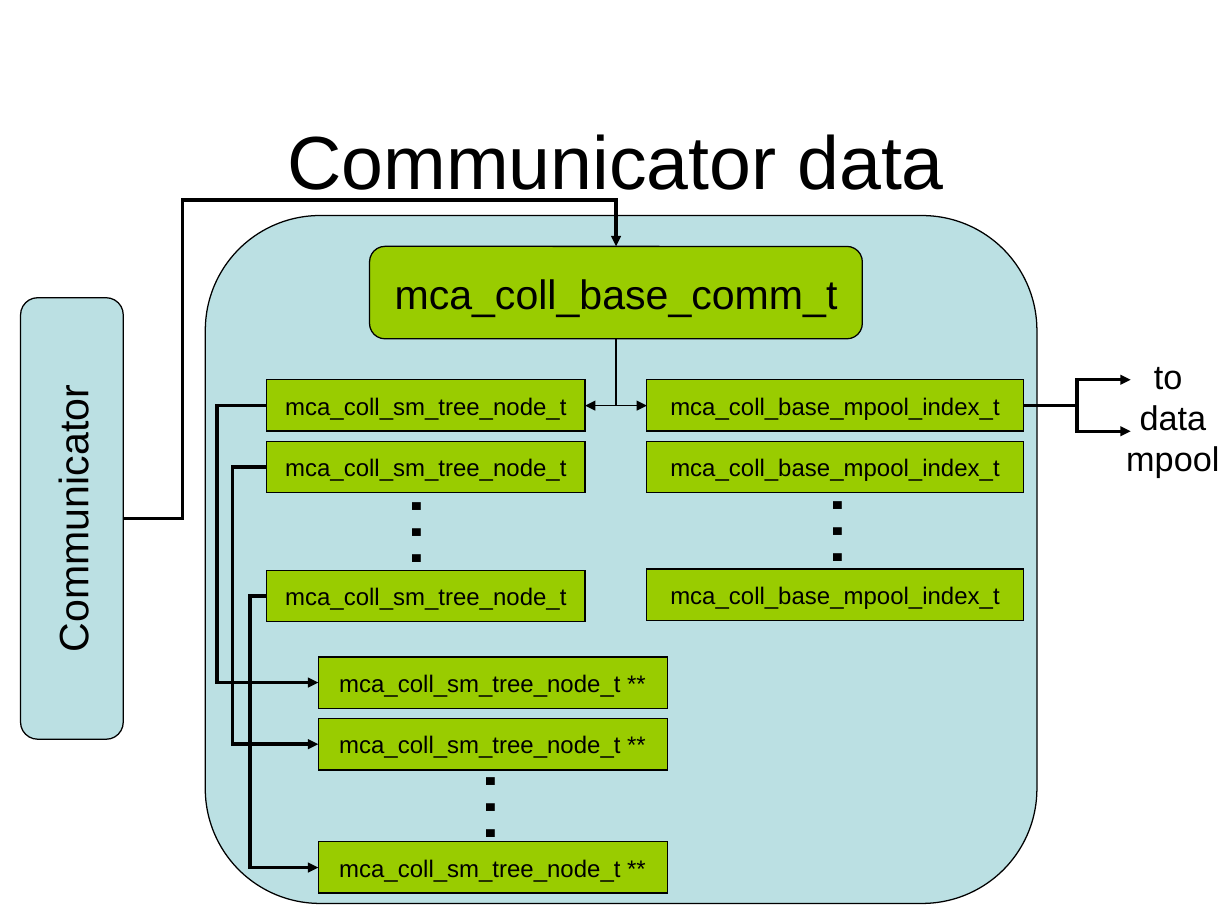
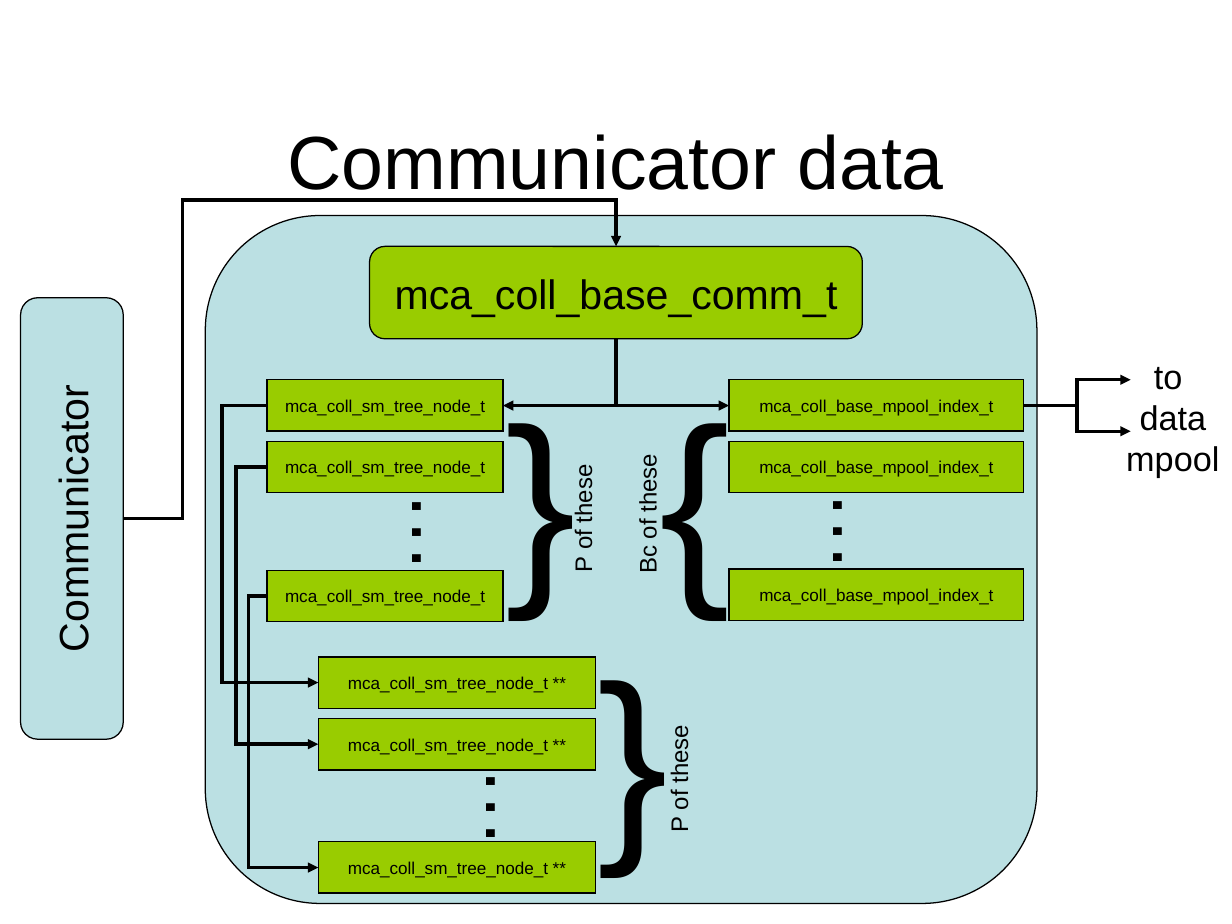
Before and after one commit to open-mpi/ompi, a slide deck: slide 6 of ompi/mca/coll/sm/memory-layout.ppt. Drawn at 1232x924 pixels with LibreOffice and Linux fonts; fonts in the diff are those of the drawing. Boxes give left, top, right and bottom in pixels: in the first picture for what was removed or moved away, otherwise in the second. Text is boxed around its words. In the diff, an @@ line names an element or a change of style, - is before the commit and + after.

```diff
--- a/ompi/mca/coll/sm/memory-layout.ppt
+++ b/ompi/mca/coll/sm/memory-layout.ppt
@@ elbow arrow moved from (616, 339) - (585, 405) to (616, 339) - (503, 405) @@
@@ elbow arrow (616, 339) - (503, 405): stroke #000000 0.74 pt to #000000 2.01 pt @@
@@ elbow arrow moved from (616, 339) - (647, 405) to (616, 339) - (729, 405) @@
@@ elbow arrow (616, 339) - (729, 405): stroke #000000 0.74 pt to #000000 2.01 pt @@
@@ rectangle "mca_coll_sm_tree_node_t": place and size @@
-rectangle "mca_coll_sm_tree_node_t" at (267, 379, 585, 431)
+rectangle "mca_coll_sm_tree_node_t" at (267, 379, 504, 431)
@@ text added at (493, 360, 588, 627), 124 pt, text #000000 @@
+}
@@ text added at (647, 360, 742, 627), 124 pt, text #000000 @@
+{
@@ rectangle "mca_coll_base_mpool_index_t": place and size @@
-rectangle "mca_coll_base_mpool_index_t" at (647, 379, 1024, 431)
+rectangle "mca_coll_base_mpool_index_t" at (729, 379, 1024, 431)
@@ elbow arrow (267, 405) - (318, 683): route changed @@
@@ rectangle "mca_coll_sm_tree_node_t": place and size @@
-rectangle "mca_coll_sm_tree_node_t" at (267, 441, 585, 493)
+rectangle "mca_coll_sm_tree_node_t" at (267, 441, 504, 493)
@@ rectangle "mca_coll_base_mpool_index_t": place and size @@
-rectangle "mca_coll_base_mpool_index_t" at (647, 441, 1024, 493)
+rectangle "mca_coll_base_mpool_index_t" at (729, 441, 1024, 493)
@@ elbow arrow (267, 467) - (318, 744): route changed @@
@@ text added at (570, 469, 597, 570), 14 pt, text #000000 @@
+P of these
@@ text added at (635, 459, 662, 571), 14 pt, text #000000 @@
+Bc of these
@@ rectangle "mca_coll_base_mpool_index_t": place and size @@
-rectangle "mca_coll_base_mpool_index_t" at (647, 569, 1024, 621)
+rectangle "mca_coll_base_mpool_index_t" at (729, 569, 1024, 621)
@@ elbow arrow (267, 596) - (318, 867): route changed @@
@@ size 14 to 10 pt in 9 elements at (318, 657, 595, 708), (318, 718, 595, 770), (318, 841, 595, 893), (729, 379, 1024, 431), (729, 441, 1024, 493), (729, 569, 1024, 621), (267, 379, 504, 431), (267, 441, 504, 493), (267, 570, 504, 622) @@
@@ rectangle "mca_coll_sm_tree_node_t": place and size @@
-rectangle "mca_coll_sm_tree_node_t" at (267, 570, 585, 622)
+rectangle "mca_coll_sm_tree_node_t" at (267, 570, 504, 622)
@@ text added at (585, 616, 680, 883), 124 pt, text #000000 @@
+}
@@ rectangle "mca_coll_sm_tree_node_t **": place and size @@
-rectangle "mca_coll_sm_tree_node_t **" at (318, 657, 667, 708)
+rectangle "mca_coll_sm_tree_node_t **" at (318, 657, 595, 708)
@@ rectangle "mca_coll_sm_tree_node_t **": place and size @@
-rectangle "mca_coll_sm_tree_node_t **" at (318, 718, 667, 770)
+rectangle "mca_coll_sm_tree_node_t **" at (318, 718, 595, 770)
@@ text added at (666, 730, 693, 830), 14 pt, text #000000 @@
+P of these
@@ rectangle "mca_coll_sm_tree_node_t **": place and size @@
-rectangle "mca_coll_sm_tree_node_t **" at (318, 841, 667, 893)
+rectangle "mca_coll_sm_tree_node_t **" at (318, 841, 595, 893)
```
Also in this commit, not shown: 4 other slides changed, 1 slide added.
